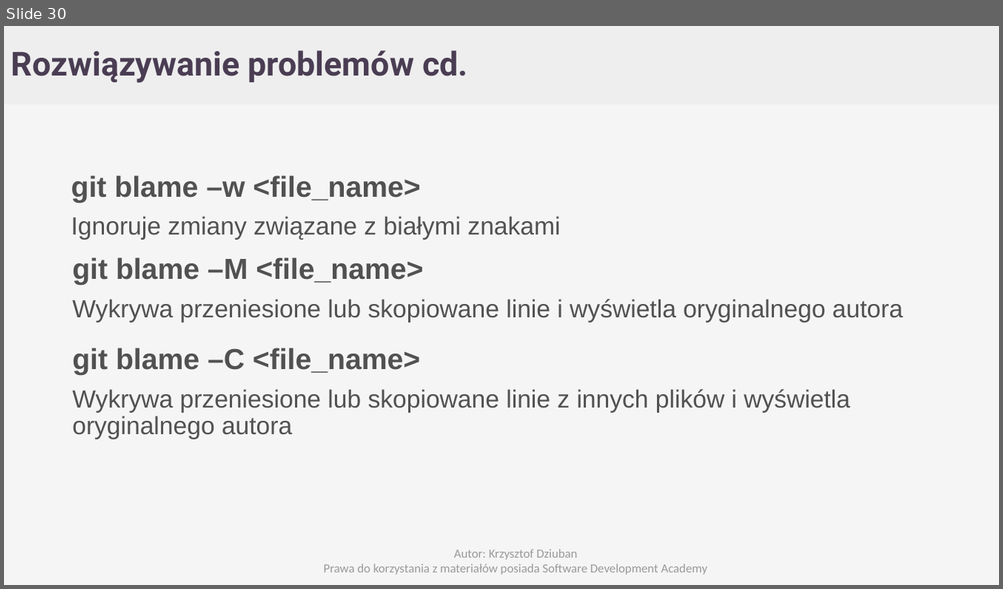
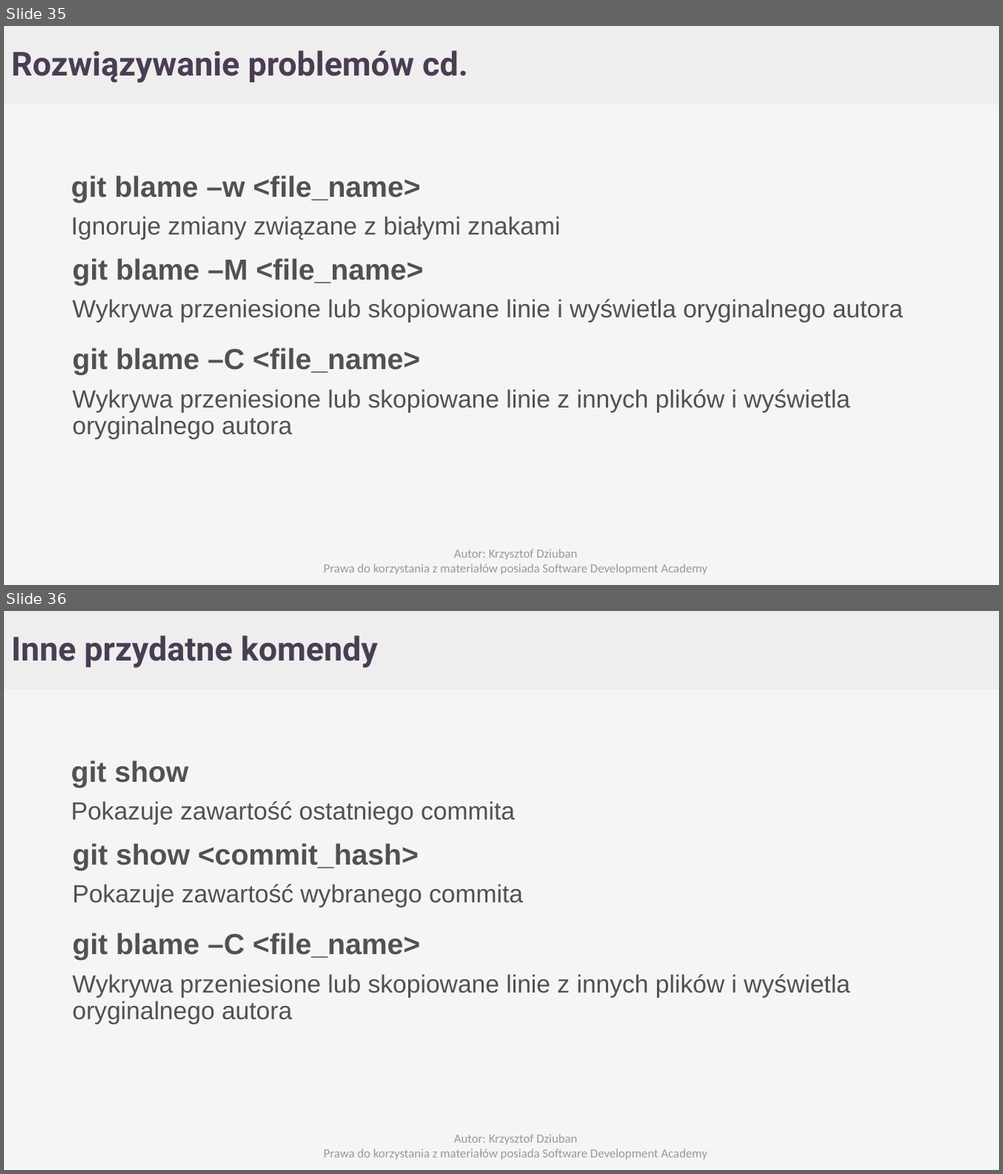
Before and after one commit to Cristopherus/Git_tutorial, a slide deck: GIT.pptx. Shown one above the other, each under a label of ours: slide 30 before the commit, slides 35 and 36 after it. The pictures are 1003x589 and 1003x1174 pixels, drawn with LibreOffice and Linux fonts; fonts in the diff are those of the drawing; background and template pictures are left out. Boxes give left, top, right and bottom in pixels: in the first picture for what was removed or moved away, otherwise in the second. Text is boxed around its words. In the diff, an @@ line names an element or a change of style, - is before the commit and + after.

Commit message:
Minor updates

```diff
--- a/GIT.pptx
+++ b/GIT.pptx
@@ slide 36 added at [4, 611, 999, 1170], background #F5F5F5; not listed: 1 template element that a slide beside it also shows @@
@@ text added at [11, 635, 378, 668], 32 pt, text #4A3D53, bold @@
+Inne przydatne komendy
@@ text added at [71, 760, 515, 825], 24 pt, text #515151 @@
+git show
+Pokazuje zawartość ostatniego commita
@@ text added at [72, 843, 523, 908], 24 pt, text #515151 @@
+git show <commit_hash>
+Pokazuje zawartość wybranego commita
@@ text added at [72, 933, 850, 1025], 24 pt, text #515151 @@
+git blame –C <file_name>
+Wykrywa przeniesione lub skopiowane linie z innych plików i wyświetla oryginalnego autora
@@ text added at [324, 1134, 708, 1160], 12 pt, text #999999 @@
+Autor: Krzysztof Dziuban
+Prawa do korzystania z materiałów posiada Software Development Academy
@@ what was slide 30 is now slide 35 @@
```
Also in this commit, not shown: 2 slides changed, 5 other slides added.
